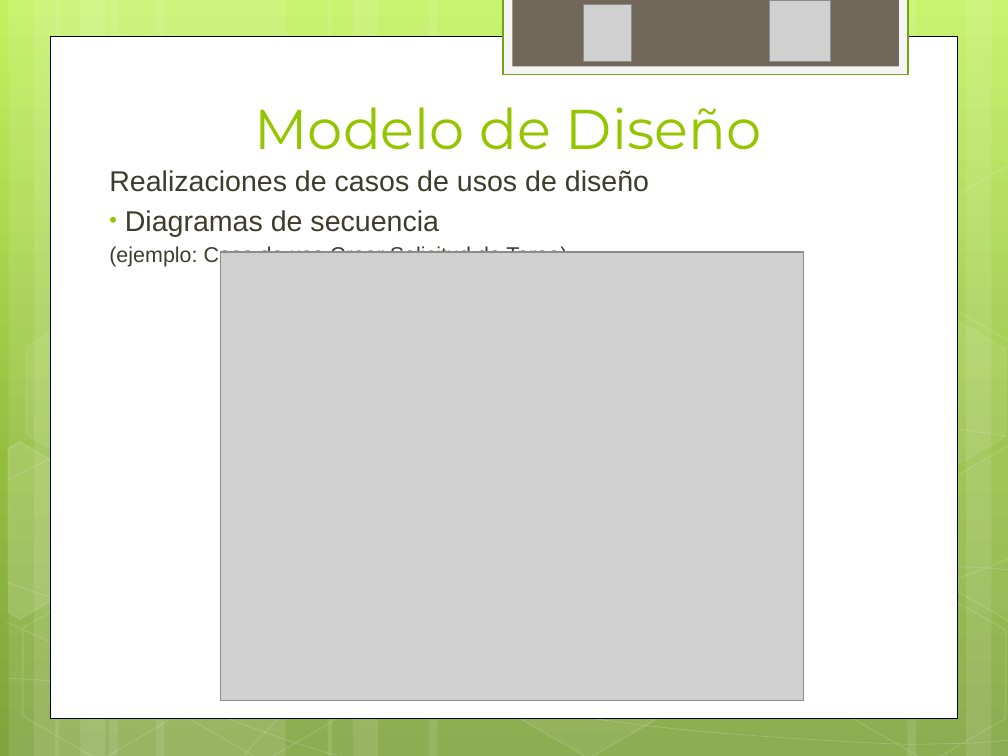
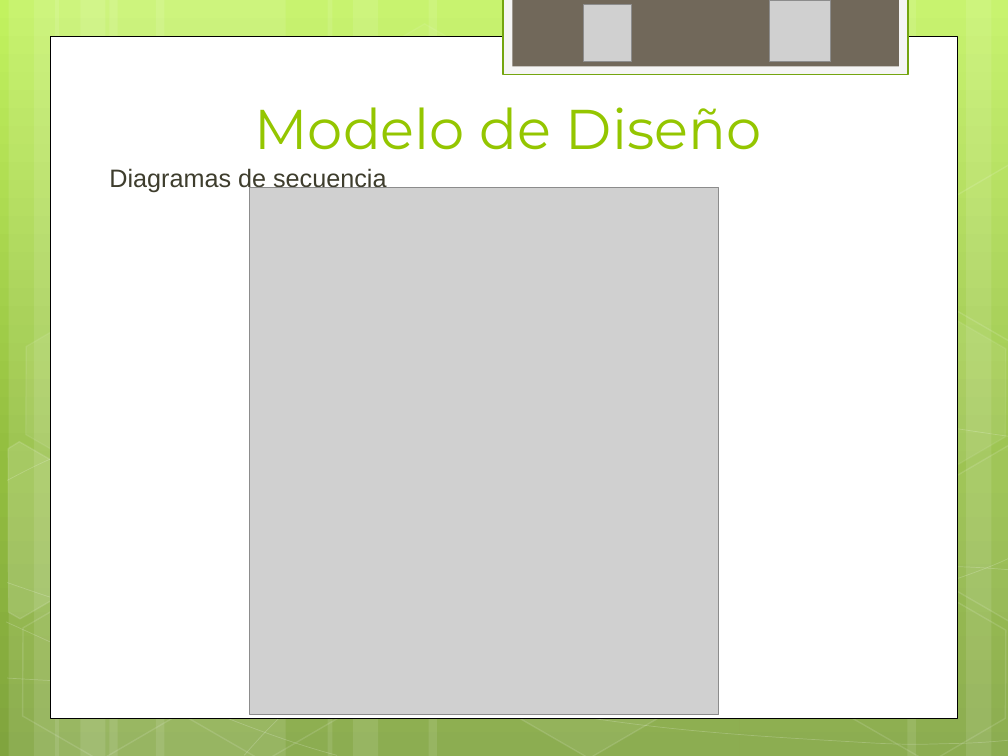
Before and after one commit to ptissera/habilitacion-profesional-2012-4k4, a slide deck: slide 17 of Documentacion/Proyecto/Presentacion Final/Exposicion Final.pptx. Drawn at 1008x756 pixels with LibreOffice and Linux fonts; fonts in the diff are those of the drawing; grey boxes stand for pictures. Boxes give left, top, right and bottom in pixels: in the first picture for what was removed or moved away, otherwise in the second. Text is boxed around its words. In the diff, an @@ line names an element or a change of style, - is before the commit and + after.

```diff
--- a/Documentacion/Proyecto/Presentacion Final/Exposicion Final.pptx
+++ b/Documentacion/Proyecto/Presentacion Final/Exposicion Final.pptx
@@ text "Diagramas de secuencia" at (109,168,386,193): size 20.4 to 18 pt; bullet • to none @@
@@ text at (109,170,649,192): paragraph removed @@
-Realizaciones de casos de usos de diseño
@@ picture: place and size @@
-picture at (221,252,803,701)
+picture at (250,187,719,715)
@@ text at (109,245,567,267): paragraph removed @@
-(ejemplo: Caso de uso Crear Solicitud de Tarea)
```
Also in this commit, not shown: 6 other slides changed, 1 slide added.
